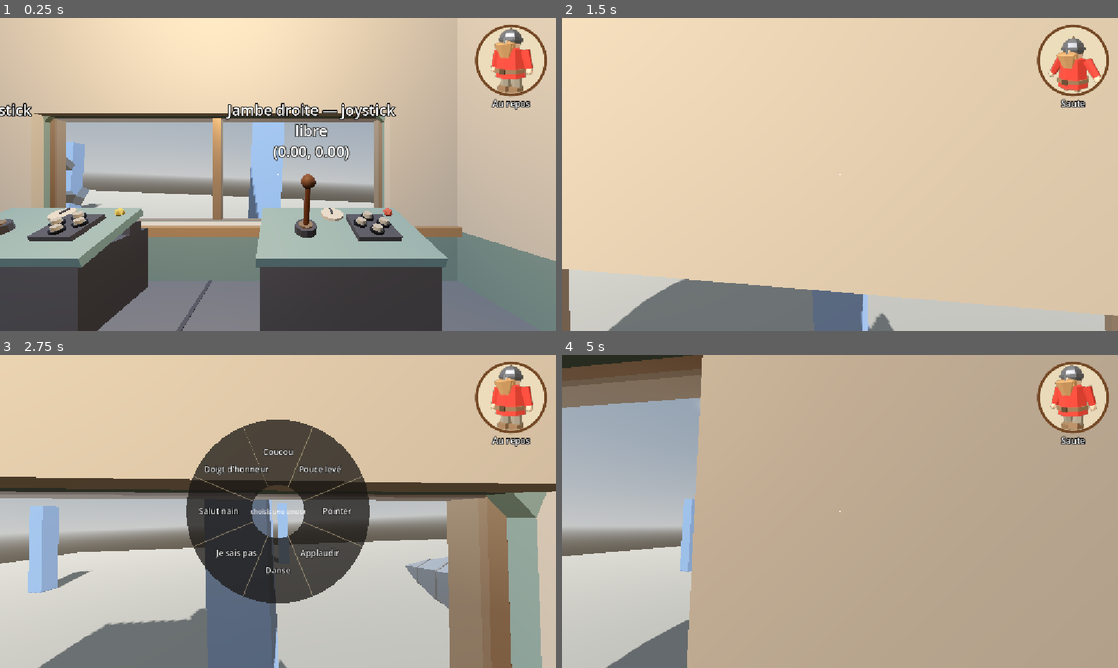
Above: before the commit, frames 1-4 (two rows, left to right).
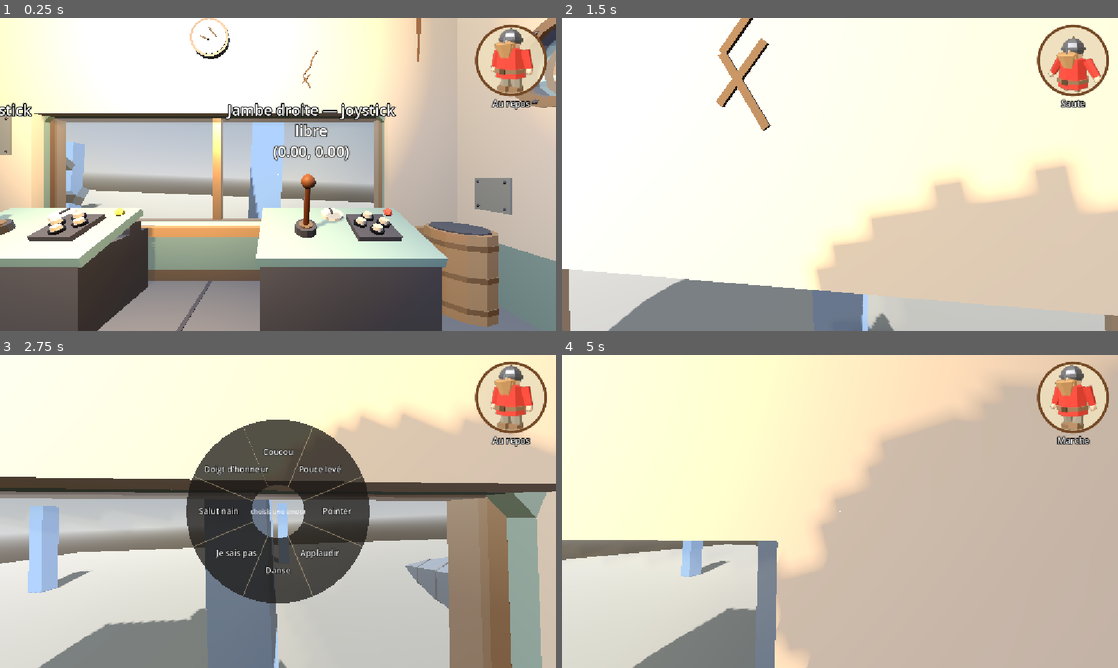
Above: after the commit, the same moments.

Repository: Marchma0/Robot-The-Bot
Game: Godot game, scene res://tests/sandbox_circulation.tscn
Same seed, same stepped clock (60 frames per second), same inputs: the game is played once before the commit and once after it. This scene is started directly instead of the project's main scene.
Inputs (mouse positions are in pixels of both pictures, inside the frame that each line leads up to):
- Up to frame 1 (0.25 s): no input
- Up to frame 2 (1.5 s): move the mouse to (867, 174) at 0.52 s; hold W (move_forward) from 0.53 s (still down); tap E (interact) at 0.6 s; tap Space (jump) at 0.77 s; move the mouse to (812, 174) at 1.27 s; tap Ctrl (crouch) at 1.35 s
- Up to frame 3 (2.75 s): keep holding W (move_forward); tap Space (jump) at 1.52 s; tap E (interact) at 1.55, 2.3 s; move the mouse to (289, 505) at 2.02 s; hold B (emote_wheel) from 2.03 s (still down)
- Up to frame 4 (5 s): keep holding W (move_forward); move the mouse to (834, 517) at 2.77 s; release B (emote_wheel) at 2.78 s; click (834, 517) at 2.85 s; tap Space (jump) at 3.02, 3.77, 4.52 s; tap E (interact) at 3.05, 3.6, 4.35 s; move the mouse to (878, 514) at 3.52 s; move the mouse to (795, 508) at 4.27 s

The runs differ from the first frame. In frame 1, 47% of the frame differs, in the area x 0-100%, y 0-100%; in frame 2, 69%; in frame 3, 27%; in frame 4, 85%.

Commit message:
Intérieur décoré (salon, télé animée, fléchettes, hublots, usure, lampe), canapé où s'asseoir, garde-corps de la trappe déplacé
Co-Authored-By: Claude Opus 5.5 <noreply@anthropic.com>

Diff:
--- a/scenes/mecha/controls/seat.tscn
+++ b/scenes/mecha/controls/seat.tscn
@@ -7,14 +7,6 @@
 
 [sub_resource type="QuadMesh" id="QuadMesh_screen"]
 size = Vector2(0.48, 0.34)
-
-[sub_resource type="StandardMaterial3D" id="StandardMaterial3D_hint"]
-transparency = 1
-albedo_color = Color(1, 1, 1, 0)
-
-[sub_resource type="BoxMesh" id="BoxMesh_hint"]
-material = SubResource("StandardMaterial3D_hint")
-size = Vector3(0.54, 0.58, 0.54)
 
 [sub_resource type="SceneReplicationConfig" id="SceneReplicationConfig_seat"]
 properties/0/path = NodePath(".:occupant_peer_id")
@@ -27,12 +19,6 @@
 [node name="CollisionShape3D" type="CollisionShape3D" parent="."]
 transform = Transform3D(1, 0, 0, 0, 1, 0, 0, 0, 1, 0, 0.45, 0)
 shape = SubResource("BoxShape3D_seat")
-
-[node name="ChairHint" type="MeshInstance3D" parent="."]
-unique_name_in_owner = true
-transform = Transform3D(1, 0, 0, 0, 1, 0, 0, 0, 1, 0, 0.6, 0)
-cast_shadow = 0
-mesh = SubResource("BoxMesh_hint")
 
 [node name="SitPoint" type="Marker3D" parent="."]
 unique_name_in_owner = true
--- a/scenes/mecha/mecha.tscn
+++ b/scenes/mecha/mecha.tscn
@@ -8,6 +8,15 @@
 [ext_resource type="PackedScene" path="res://scenes/mecha/controls/beam_switch.tscn" id="6_switch"]
 [ext_resource type="PackedScene" path="res://scenes/mecha/controls/rope.tscn" id="7_rope"]
 [ext_resource type="Script" path="res://scripts/mecha/interior_volume.gd" id="8_interior"]
+[ext_resource type="PackedScene" path="res://scenes/mecha/props/swinging_lamp.tscn" id="9_lamp"]
+[ext_resource type="Shader" path="res://scenes/mecha/props/tv_screen.gdshader" id="10_tv"]
+
+[sub_resource type="ShaderMaterial" id="ShaderMaterial_tv"]
+shader = ExtResource("10_tv")
+
+[sub_resource type="QuadMesh" id="QuadMesh_tv"]
+material = SubResource("ShaderMaterial_tv")
+size = Vector2(0.68, 0.48)
 
 [sub_resource type="SceneReplicationConfig" id="SceneReplicationConfig_mecha"]
 properties/0/path = NodePath(".:position")
@@ -69,10 +78,34 @@
 size = Vector3(0.9, 0.5, 0.6)
 
 [sub_resource type="BoxShape3D" id="Shape_RailHatch"]
-size = Vector3(0.06, 0.95, 0.95)
+size = Vector3(0.95, 0.95, 0.06)
 
 [sub_resource type="BoxShape3D" id="Shape_RailBeam"]
 size = Vector3(0.9, 0.95, 0.06)
+
+[sub_resource type="BoxShape3D" id="Shape_Sofa"]
+size = Vector3(0.6, 0.33, 1.4)
+
+[sub_resource type="BoxShape3D" id="Shape_SofaBack"]
+size = Vector3(0.22, 0.52, 1.4)
+
+[sub_resource type="BoxShape3D" id="Shape_CoffeeTable"]
+size = Vector3(0.45, 0.34, 0.55)
+
+[sub_resource type="BoxShape3D" id="Shape_Crates"]
+size = Vector3(0.46, 0.68, 0.46)
+
+[sub_resource type="BoxShape3D" id="Shape_CornerCrate"]
+size = Vector3(0.4, 0.36, 0.4)
+
+[sub_resource type="BoxShape3D" id="Shape_Barrel"]
+size = Vector3(0.4, 0.57, 0.4)
+
+[sub_resource type="BoxShape3D" id="Shape_CoffeeCounter"]
+size = Vector3(0.42, 0.65, 0.95)
+
+[sub_resource type="BoxShape3D" id="Shape_HeadPot"]
+size = Vector3(0.26, 0.24, 0.26)
 
 [node name="Mecha" instance=ExtResource("1_glb")]
 
@@ -148,12 +181,44 @@
 shape = SubResource("Shape_ArmConsoleR")
 
 [node name="RailHatch" type="CollisionShape3D" parent="Hull"]
-transform = Transform3D(1, 0, 0, 0, 1, 0, 0, 0, 1, -1.23, 3.075, 1.425)
+transform = Transform3D(1, 0, 0, 0, 1, 0, 0, 0, 1, -1.725, 3.075, 0.93)
 shape = SubResource("Shape_RailHatch")
 
 [node name="RailBeam" type="CollisionShape3D" parent="Hull"]
 transform = Transform3D(1, 0, 0, 0, 1, 0, 0, 0, 1, 1.75, 6.075, 1)
 shape = SubResource("Shape_RailBeam")
+
+[node name="Sofa" type="CollisionShape3D" parent="Hull"]
+transform = Transform3D(1, 0, 0, 0, 1, 0, 0, 0, 1, -1.9, 2.765, -0.05)
+shape = SubResource("Shape_Sofa")
+
+[node name="SofaBack" type="CollisionShape3D" parent="Hull"]
+transform = Transform3D(1, 0, 0, 0, 1, 0, 0, 0, 1, -2.09, 3.19, -0.05)
+shape = SubResource("Shape_SofaBack")
+
+[node name="CoffeeTable" type="CollisionShape3D" parent="Hull"]
+transform = Transform3D(1, 0, 0, 0, 1, 0, 0, 0, 1, -1.025, 2.77, -0.075)
+shape = SubResource("Shape_CoffeeTable")
+
+[node name="Crates" type="CollisionShape3D" parent="Hull"]
+transform = Transform3D(1, 0, 0, 0, 1, 0, 0, 0, 1, 0.85, 2.94, 1.65)
+shape = SubResource("Shape_Crates")
+
+[node name="CornerCrate" type="CollisionShape3D" parent="Hull"]
+transform = Transform3D(1, 0, 0, 0, 1, 0, 0, 0, 1, -1.92, 2.78, -1.5)
+shape = SubResource("Shape_CornerCrate")
+
+[node name="Barrel" type="CollisionShape3D" parent="Hull"]
+transform = Transform3D(1, 0, 0, 0, 1, 0, 0, 0, 1, 1.9, 2.885, -1.55)
+shape = SubResource("Shape_Barrel")
+
+[node name="CoffeeCounter" type="CollisionShape3D" parent="Hull"]
+transform = Transform3D(1, 0, 0, 0, 1, 0, 0, 0, 1, -1.99, 5.925, 0.175)
+shape = SubResource("Shape_CoffeeCounter")
+
+[node name="HeadPot" type="CollisionShape3D" parent="Hull"]
+transform = Transform3D(1, 0, 0, 0, 1, 0, 0, 0, 1, -2, 5.72, -1.65)
+shape = SubResource("Shape_HeadPot")
 
 [node name="SpawnPoints" type="Node3D" parent="."]
 
@@ -270,10 +335,36 @@
 transform = Transform3D(1, 0, 0, 0, 1, 0, 0, 0, 1, -1.7, 4.41, 1.4)
 length = 4.31
 floor_height = -1.81
-exit_point = Vector3(0, -1.79, -0.95)
+exit_point = Vector3(0.85, -1.79, 0)
+
+[node name="Sofa_Left" parent="Controls" instance=ExtResource("4_seat")]
+transform = Transform3D(0, 0, -1, 0, 1, 0, 1, 0, 0, -1.72, 2.67, 0.2)
+display_name = "Canapé"
+has_screen = false
+show_debug = false
+
+[node name="Sofa_Right" parent="Controls" instance=ExtResource("4_seat")]
+transform = Transform3D(0, 0, -1, 0, 1, 0, 1, 0, 0, -1.72, 2.67, -0.4)
+display_name = "Canapé"
+has_screen = false
+show_debug = false
 
 [node name="TractorBeam" parent="." instance=ExtResource("5_beam")]
 transform = Transform3D(1, 0, 0, 0, 1, 0, 0, 0, 1, 1.75, 2.6, 1.45)
+
+[node name="TvScreen" type="MeshInstance3D" parent="."]
+transform = Transform3D(0, 0, -1, 0, 1, 0, 1, 0, 0, 2.044, 3.86, -0.26)
+cast_shadow = 0
+mesh = SubResource("QuadMesh_tv")
+
+[node name="TvGlow" type="OmniLight3D" parent="."]
+transform = Transform3D(1, 0, 0, 0, 1, 0, 0, 0, 1, 1.8, 3.86, -0.26)
+light_color = Color(0.55, 0.7, 1, 1)
+light_energy = 0.35
+omni_range = 2.2
+
+[node name="SwingingLamp" parent="." instance=ExtResource("9_lamp")]
+transform = Transform3D(1, 0, 0, 0, 1, 0, 0, 0, 1, -0.3, 5.4, -0.1)
 
 [node name="Interior" type="Node3D" parent="."]
 transform = Transform3D(1, 0, 0, 0, 1, 0, 0, 0, 1, 0, 5.35, 0)
--- /dev/null
+++ b/scenes/mecha/props/swinging_lamp.tscn
@@ -0,0 +1,68 @@
+[gd_scene format=3]
+
+[ext_resource type="Script" path="res://scripts/mecha/swinging_lamp.gd" id="1_lamp"]
+
+[sub_resource type="StandardMaterial3D" id="StandardMaterial3D_cord"]
+albedo_color = Color(0.12, 0.12, 0.13, 1)
+
+[sub_resource type="CylinderMesh" id="CylinderMesh_cord"]
+material = SubResource("StandardMaterial3D_cord")
+top_radius = 0.006
+bottom_radius = 0.006
+height = 0.6
+radial_segments = 6
+rings = 1
+
+[sub_resource type="StandardMaterial3D" id="StandardMaterial3D_shade"]
+albedo_color = Color(0.78, 0.45, 0.22, 1)
+metallic = 0.9
+roughness = 0.35
+
+[sub_resource type="CylinderMesh" id="CylinderMesh_shade"]
+material = SubResource("StandardMaterial3D_shade")
+top_radius = 0.04
+bottom_radius = 0.16
+height = 0.12
+radial_segments = 12
+rings = 1
+cap_bottom = false
+
+[sub_resource type="StandardMaterial3D" id="StandardMaterial3D_bulb"]
+albedo_color = Color(1, 0.8, 0.45, 1)
+emission_enabled = true
+emission = Color(1, 0.8, 0.45, 1)
+emission_energy_multiplier = 4.0
+
+[sub_resource type="SphereMesh" id="SphereMesh_bulb"]
+material = SubResource("StandardMaterial3D_bulb")
+radius = 0.045
+height = 0.09
+radial_segments = 10
+rings = 5
+
+[node name="SwingingLamp" type="Node3D"]
+script = ExtResource("1_lamp")
+
+[node name="Pendulum" type="Node3D" parent="."]
+unique_name_in_owner = true
+
+[node name="Cord" type="MeshInstance3D" parent="Pendulum"]
+transform = Transform3D(1, 0, 0, 0, 1, 0, 0, 0, 1, 0, -0.3, 0)
+cast_shadow = 0
+mesh = SubResource("CylinderMesh_cord")
+
+[node name="Shade" type="MeshInstance3D" parent="Pendulum"]
+transform = Transform3D(1, 0, 0, 0, 1, 0, 0, 0, 1, 0, -0.62, 0)
+mesh = SubResource("CylinderMesh_shade")
+
+[node name="Bulb" type="MeshInstance3D" parent="Pendulum"]
+transform = Transform3D(1, 0, 0, 0, 1, 0, 0, 0, 1, 0, -0.67, 0)
+cast_shadow = 0
+mesh = SubResource("SphereMesh_bulb")
+
+[node name="Light" type="OmniLight3D" parent="Pendulum"]
+transform = Transform3D(1, 0, 0, 0, 1, 0, 0, 0, 1, 0, -0.72, 0)
+light_color = Color(1, 0.8, 0.55, 1)
+light_energy = 0.9
+shadow_enabled = true
+omni_range = 3.0
--- /dev/null
+++ b/scenes/mecha/props/tv_screen.gdshader
@@ -0,0 +1,43 @@
+shader_type spatial;
+render_mode unshaded, shadows_disabled;
+
+// Écran de la télé du salon : « l'émission des nains ».
+// Un ciel, une colline, un nain (tête ronde et barbe) qui sautille d'un bord à l'autre,
+// des lignes de balayage, et de temps en temps la télé capte mal (neige).
+
+uniform vec3 sky_top : source_color = vec3(0.35, 0.55, 0.85);
+uniform vec3 sky_bottom : source_color = vec3(0.95, 0.8, 0.55);
+uniform vec3 hill : source_color = vec3(0.3, 0.55, 0.25);
+uniform vec3 skin : source_color = vec3(0.95, 0.75, 0.6);
+uniform vec3 beard : source_color = vec3(0.55, 0.32, 0.15);
+uniform vec3 helmet : source_color = vec3(0.6, 0.62, 0.66);
+
+float hash(vec2 p) {
+	return fract(sin(dot(p, vec2(127.1, 311.7))) * 43758.5453);
+}
+
+void fragment() {
+	vec2 uv = UV;
+	float t = TIME;
+	vec3 color = mix(sky_top, sky_bottom, uv.y);
+	// Colline qui défile
+	float ground = 0.72 + 0.05 * sin(uv.x * 9.0 + t * 1.5);
+	if (uv.y > ground) {
+		color = hill * (0.85 + 0.15 * sin(uv.x * 40.0 + t * 6.0));
+	}
+	// Le nain sautille d'un bord à l'autre
+	float x = 0.5 + 0.35 * sin(t * 0.7);
+	float y = ground - 0.13 - 0.18 * abs(sin(t * 3.0));
+	vec2 p = (uv - vec2(x, y)) * vec2(1.5, 1.0);
+	if (length(p) < 0.09) { color = skin; }
+	if (p.y > 0.0 && abs(p.x) < 0.11 - p.y * 0.6 && p.y < 0.17) { color = beard; }
+	if (p.y < -0.03 && length(p) < 0.1) { color = helmet; }
+	// Lignes de balayage et vignettage
+	color *= 0.88 + 0.12 * sin(uv.y * 260.0);
+	color *= 1.0 - 0.45 * pow(length(uv - 0.5) * 1.3, 2.5);
+	// Mauvaise réception : 0,6 s de neige toutes les 9 s
+	float glitch = step(8.4, mod(t, 9.0));
+	float snow = hash(floor(uv * vec2(120.0, 90.0)) + floor(t * 30.0));
+	color = mix(color, vec3(snow), glitch * 0.9);
+	ALBEDO = color;
+}
--- a/scripts/interaction/seat.gd
+++ b/scripts/interaction/seat.gd
@@ -1,9 +1,11 @@
 class_name Seat
 extends Interactable
-## Station assise avec écran (grappin) : seule exception aux commandes libres.
-## On s'installe avec E : le nain ne bouge plus, le joueur voit en plein écran par une
-## caméra placée sur `camera_anchor` (ex. la main du grappin) et ses entrées sont
-## envoyées à la station. L'écran de la cabine montre cette caméra à tout le monde.
+## Place assise. Deux usages :
+## - station avec écran (grappin) : seule exception aux commandes libres. On s'installe avec E :
+##   le nain ne bouge plus, le joueur voit en plein écran par une caméra placée sur
+##   `camera_anchor` (ex. la main du grappin) et ses entrées sont envoyées à la station.
+##   L'écran de la cabine montre cette caméra à tout le monde ;
+## - simple siège (`has_screen` = false, ex. le canapé) : on s'assoit et on regarde autour de soi.
 ##
 ## Réseau : l'hôte est autoritaire sur `occupant_peer_id` (répliqué). Les entrées de
 ## l'occupant arrivent en unreliable_ordered ; l'hôte ignore celles des autres.
@@ -11,6 +13,8 @@
 ## Point suivi par les caméras (sera porté par le bras du grappin en M9).
 @export var camera_anchor: Node3D
 @export var feed_resolution: Vector2i = Vector2i(320, 240)
+## Faux = simple siège (canapé) : pas d'écran, pas de caméra, pas de commandes.
+@export var has_screen: bool = true
 
 ## Peer installé sur le siège (0 = libre). Autorité : hôte.
 var occupant_peer_id: int = 0
@@ -23,7 +27,6 @@
 @onready var _feed_viewport: SubViewport = %FeedViewport
 @onready var _feed_camera: Camera3D = %FeedCamera
 @onready var _pov_camera: Camera3D = %PovCamera
-@onready var _chair_hint: MeshInstance3D = %ChairHint
 @onready var _debug_label: Label3D = %DebugLabel
 
 
@@ -31,6 +34,9 @@
 	super()
 	add_to_group(&"seats")
 	_feed_viewport.size = feed_resolution
+	if not has_screen:
+		_screen.visible = false
+		_feed_viewport.render_target_update_mode = SubViewport.UPDATE_DISABLED
 	var material: StandardMaterial3D = StandardMaterial3D.new()
 	material.shading_mode = BaseMaterial3D.SHADING_MODE_UNSHADED
 	material.albedo_texture = _feed_viewport.get_texture()
@@ -42,7 +48,7 @@
 
 func _process(_delta: float) -> void:
 	# Les caméras suivent le point d'ancrage (visuel, pas de gameplay).
-	if camera_anchor != null:
+	if has_screen and camera_anchor != null:
 		_feed_camera.global_transform = camera_anchor.global_transform
 		_pov_camera.global_transform = camera_anchor.global_transform
 	if show_debug:
@@ -67,8 +73,9 @@
 	return _sit_point.global_transform
 
 
+## Caméra plein écran de la station, null pour un simple siège.
 func get_pov_camera() -> Camera3D:
-	return _pov_camera
+	return _pov_camera if has_screen else null
 
 
 @rpc("any_peer", "call_local", "reliable")
@@ -98,7 +105,8 @@
 
 
 func _get_highlight_meshes() -> Array[GeometryInstance3D]:
-	return [_chair_hint]
+	# Pas de surbrillance sur le siège (un gros bloc lumineux, peu joli) : le texte suffit.
+	return []
 
 
 func _free_seat() -> void:
--- /dev/null
+++ b/scripts/mecha/swinging_lamp.gd
@@ -0,0 +1,44 @@
+class_name SwingingLamp
+extends Node3D
+## Lampe suspendue au plafond qui se balance quand le mécha bouge (pas, virages, cahots).
+## Purement visuelle : chaque peer la calcule à partir du mouvement du mécha (déjà synchronisé).
+## Pendule amorti qui suit la « gravité ressentie » (gravité moins l'accélération du plafond).
+
+## Longueur du fil (m).
+@export var length: float = 0.6
+## Amortissement (plus grand = s'arrête plus vite).
+@export var damping: float = 3.0
+## Angle max (rad), pour éviter qu'elle tape le plafond.
+@export var max_angle: float = 0.45
+
+var _angle: Vector2 = Vector2.ZERO      # x = autour de X (avant / arrière), y = autour de Z (côtés)
+var _speed: Vector2 = Vector2.ZERO
+var _last_position: Vector3
+var _last_velocity: Vector3 = Vector3.ZERO
+## Accélération lissée (les à-coups d'un pas ne doivent pas faire sauter la lampe).
+var _smoothed_acceleration: Vector3 = Vector3.ZERO
+var _gravity: float = ProjectSettings.get_setting("physics/3d/default_gravity")
+
+@onready var _pendulum: Node3D = %Pendulum
+
+
+func _ready() -> void:
+	_last_position = global_position
+
+
+func _process(delta: float) -> void:
+	if delta <= 0.0:
+		return
+	var velocity: Vector3 = (global_position - _last_position) / delta
+	var acceleration: Vector3 = (velocity - _last_velocity) / delta
+	_last_position = global_position
+	_last_velocity = velocity
+	_smoothed_acceleration = _smoothed_acceleration.lerp(acceleration.limit_length(6.0), 1.0 - exp(-6.0 * delta))
+	# Gravité ressentie dans le repère du plafond (le mécha peut pencher).
+	var felt: Vector3 = global_basis.inverse() * (Vector3.DOWN * _gravity - _smoothed_acceleration)
+	var target: Vector2 = Vector2(atan2(-felt.z, -felt.y), atan2(felt.x, -felt.y)).limit_length(max_angle * 0.5)
+	var stiffness: float = _gravity / length
+	var accel: Vector2 = (target - _angle) * stiffness - _speed * damping
+	_speed += accel * delta
+	_angle = (_angle + _speed * delta).clamp(Vector2(-max_angle, -max_angle), Vector2(max_angle, max_angle))
+	_pendulum.rotation = Vector3(_angle.x, 0.0, _angle.y)
--- a/scripts/player/dwarf.gd
+++ b/scripts/player/dwarf.gd
@@ -12,6 +12,8 @@
 	Color(0.95, 0.75, 0.2),
 ]
 const MAX_PITCH: float = deg_to_rad(85.0)
+## Assis sur un simple siège : rotation max du buste de chaque côté.
+const MAX_SEAT_YAW: float = deg_to_rad(75.0)
 ## Nom du matériau Blender qui prend la couleur du joueur.
 const TUNIC_MATERIAL: String = "Tunic"
 ## En dessous de cette hauteur locale, le nain est tombé du cockpit : on le replace.
@@ -89,6 +91,8 @@
 ## Regard accumulé pendant qu'on est assis (envoyé à la station à chaque frame physique).
 var _seat_look: Vector2 = Vector2.ZERO
 var _pov_active: bool = false
+## Assis sur un simple siège (canapé) : on tourne la tête / le buste de cet angle (rad).
+var _seat_yaw: float = 0.0
 ## Temps passé sans toucher le sol (évite l'animation de saut sur une marche ou un cahot).
 var _air_time: float = 0.0
 ## Levier tenu : décalage de vue déjà appliqué (rad) et position du levier au moment de l'attraper.
@@ -179,7 +183,7 @@
 		# Levier tenu : elle bouge le levier. Pendant une emote : elle tourne autour du nain.
 		if _emote_wheel.is_open():
 			_emote_wheel.push_mouse(motion.relative)
-		elif _interactor.get_seat() != null:
+		elif _interactor.get_seat() != null and _interactor.get_seat().has_screen:
 			_seat_look += Vector2(motion.relative.x, -motion.relative.y) * mouse_sensitivity
 		elif _interactor.is_holding():
 			_interactor.drive_mouse(Vector2(motion.relative.x, -motion.relative.y))
@@ -296,12 +300,20 @@
 	anim_press_count += 1
 
 
-## Assis : le nain reste sur le siège et ses entrées partent vers la station (hôte).
+## Assis : le nain reste sur le siège. À une station (écran), ses entrées partent vers
+## la station (hôte) ; sur un simple siège (canapé), il regarde autour de lui.
 func _stay_seated(seat: Seat, stick_look: Vector2) -> void:
-	global_transform = seat.get_sit_transform()
 	velocity = Vector3.ZERO
-	# Tête droite face à l'écran (sinon elle garde l'inclinaison prise en visant le siège).
-	_head.rotation.x = 0.0
+	if seat.has_screen:
+		global_transform = seat.get_sit_transform()
+		# Tête droite face à l'écran (sinon elle garde l'inclinaison prise en visant le siège).
+		_head.rotation.x = 0.0
+		var move: Vector2 = Input.get_vector("move_left", "move_right", "move_back", "move_forward")
+		seat.submit_controls.rpc_id(1, move, _seat_look + stick_look)
+		_seat_look = Vector2.ZERO
+	else:
+		_look(Vector2(-stick_look.x, stick_look.y))
+		global_transform = seat.get_sit_transform() * Transform3D(Basis(Vector3.UP, _seat_yaw), Vector3.ZERO)
 	anim_seated = true
 	anim_speed = 0.0
 	anim_airborne = false
@@ -309,14 +321,13 @@
 	anim_floating = false
 	anim_climbing = false
 	anim_crouching = false
-	var move: Vector2 = Input.get_vector("move_left", "move_right", "move_back", "move_forward")
-	seat.submit_controls.rpc_id(1, move, _seat_look + stick_look)
-	_seat_look = Vector2.ZERO
 
 
 ## Plein écran sur la caméra de la station quand on est assis, sinon caméra du nain.
 func _update_view(seat: Seat) -> void:
-	var want_pov: bool = seat != null
+	if seat == null:
+		_seat_yaw = 0.0   # prochain siège : on part face à l'avant du siège
+	var want_pov: bool = seat != null and seat.get_pov_camera() != null
 	if want_pov == _pov_active:
 		return
 	_pov_active = want_pov
@@ -479,7 +490,10 @@
 
 ## delta.x = lacet (corps), delta.y = tangage (tête), en radians.
 func _look(delta: Vector2) -> void:
-	if _was_outside:
+	if _interactor.get_seat() != null:
+		# Assis sur le canapé : on tourne le buste, sans pouvoir se retourner complètement.
+		_seat_yaw = clampf(_seat_yaw + delta.x, -MAX_SEAT_YAW, MAX_SEAT_YAW)
+	elif _was_outside:
 		# Dehors, l'orientation du nain est mémorisée dans le monde (le mécha ne le tourne plus).
 		_world_yaw += delta.x
 		_apply_world_place()
Binary file changed: assets/models/mecha.glb
Not shown, added: scenes/mecha/props/tv_screen.gdshader.uid
Not shown, added: scripts/mecha/swinging_lamp.gd.uid
Not shown, changed: blender/mecha.blend
Not shown, changed: docs/decisions.md
